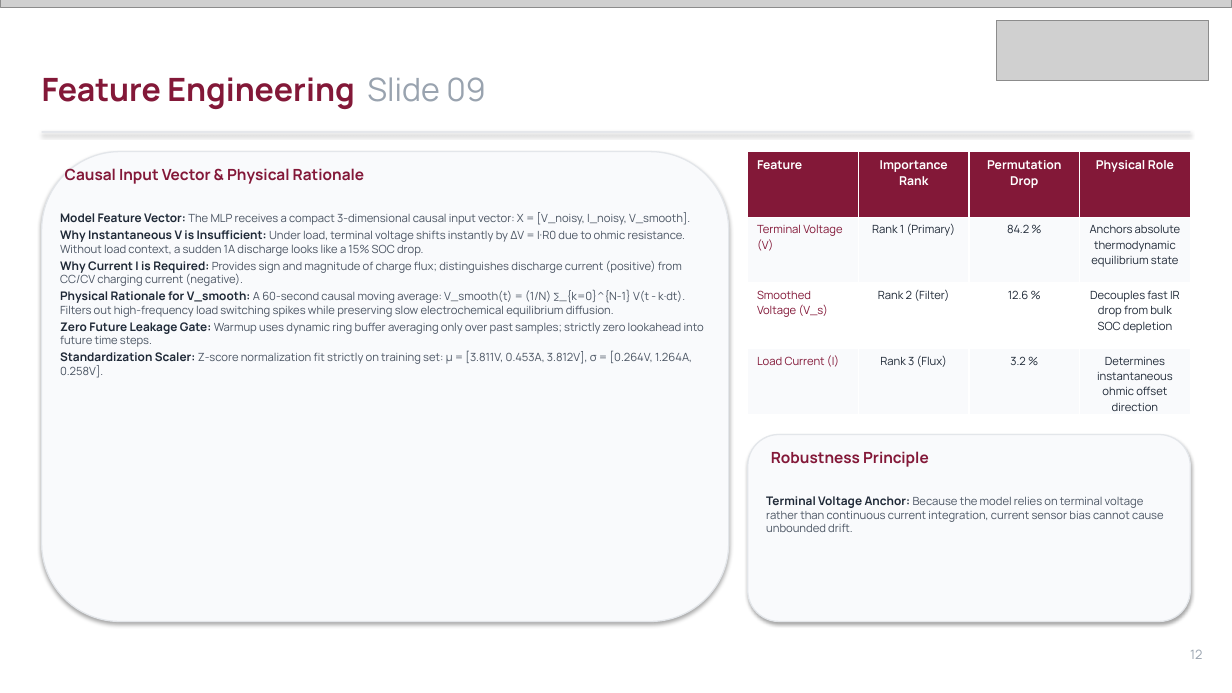
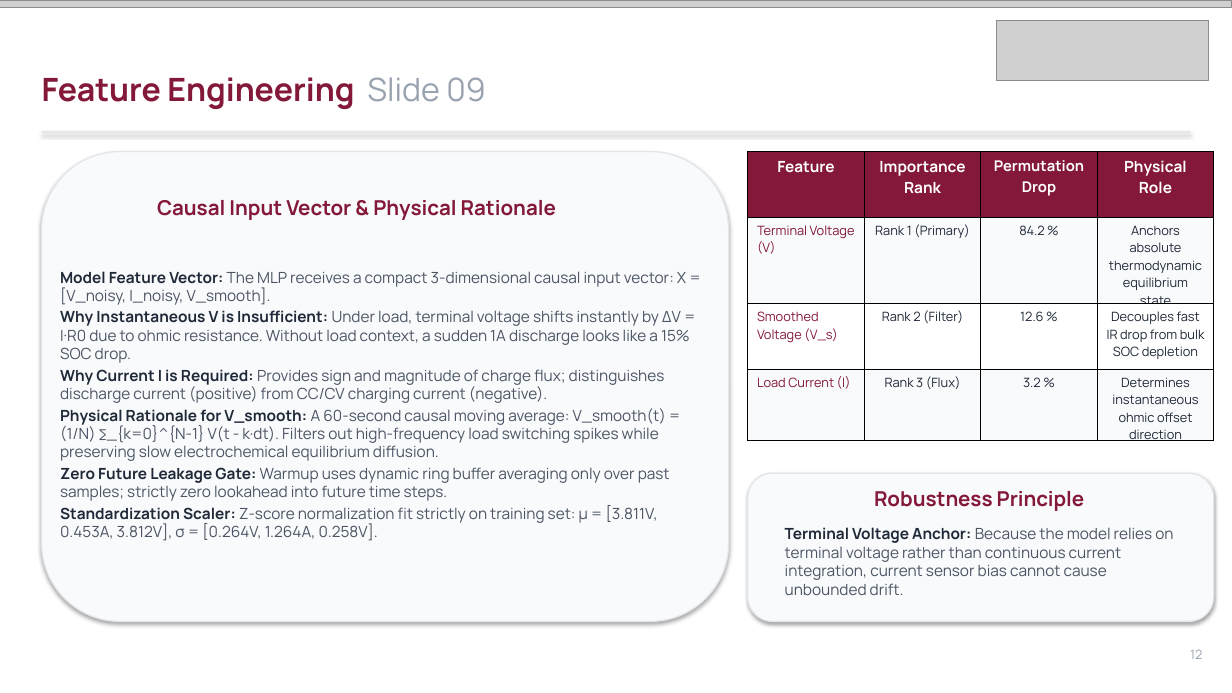
Before and after one commit to Imagiyy/Digital-Twin--ML-Based-Battery-SOC-Estimation, a slide deck: slide 12 of Amrita_SOC_Digital_Twin_Presentation.pptx. Drawn at 1232x693 pixels with LibreOffice and Linux fonts; fonts in the diff are those of the drawing; grey boxes stand for pictures. Boxes give left, top, right and bottom in pixels: in the first picture for what was removed or moved away, otherwise in the second. Text is boxed around its words. In the diff, an @@ line names an element or a change of style, - is before the commit and + after.

Commit message:
fix(ui): repair Tab 3 Model Explorer grid balance, table overflow, and unit typography

```diff
--- a/Amrita_SOC_Digital_Twin_Presentation.pptx
+++ b/Amrita_SOC_Digital_Twin_Presentation.pptx
@@ rounded rectangle at [42,152,729,622]: proportions changed @@
@@ table at [748,152,1214,445] @@
@@ size 9.5 to 12 pt in "Feature", "Importance Rank", "Physical Role" @@
@@ size 9.5 to 11.5 pt in "Permutation Drop" @@
@@ size 8.8 to 10 pt in "Terminal Voltage (V)", "Rank 1 (Primary)", "84.2 %", "Anchors absolute thermodynamic equilibrium state" and 8 more places @@
@@ alignment left to centre @@
@@ borders changed @@
@@ table: place and size @@
-table at [748,152,1191,415]
+table at [748,152,1214,445]
@@ text "Causal Input Vector & Physical ...": place and size @@
-text "Causal Input Vector & Physical ..." at [65,168,365,184]
+text "Causal Input Vector & Physical ..." at [157,200,556,220]
@@ text "Causal Input Vector & Physical ..." at [157,200,556,220]: size 12 to 16 pt @@
@@ text "Model Feature Vector: The MLP ...": place and size @@
-text "Model Feature Vector: The MLP ..." at [60,212,704,378]
+text "Model Feature Vector: The MLP ..." at [60,271,690,541]
@@ text "Model Feature Vector: The MLP ..." at [60,271,690,541]: size 9.2 to 12 pt in "Model Feature Vector:", "Why Instantaneous V is Insufficient:", "Why Current I is Required:", "Physical Rationale for V_smooth:" and 2 more places; size 8.8 to 12 pt in "The MLP receives a compact 3-dimensional causal ...", "Under load, terminal voltage shifts instantly by ...", "Provides sign and magnitude of charge flux; ...", "A 60-second causal moving average: V_smooth(t) = ..." and 2 more places @@
@@ rounded rectangle at [748,473,1214,621]: proportions changed @@
@@ rounded rectangle: place and size @@
-rounded rectangle at [748,434,1190,621]
+rounded rectangle at [748,473,1214,621]
@@ text "Robustness Principle" at [874,491,1085,511]: size 12 to 16 pt @@
@@ text "Robustness Principle": place and size @@
-text "Robustness Principle" at [771,451,929,467]
+text "Robustness Principle" at [874,491,1085,511]
@@ text "Terminal Voltage Anchor: Because the ...": place and size @@
-text "Terminal Voltage Anchor: Because the ..." at [766,496,1164,532]
+text "Terminal Voltage Anchor: Because the ..." at [785,527,1173,595]
@@ text "Terminal Voltage Anchor: Because the ..." at [785,527,1173,595]: size 9.2 to 12 pt in "Terminal Voltage Anchor:"; size 8.8 to 12 pt in "Because the model relies on terminal voltage ..." @@
```
Also in this commit, not shown: 21 other slides changed, 1 slide removed, 2 other files.
